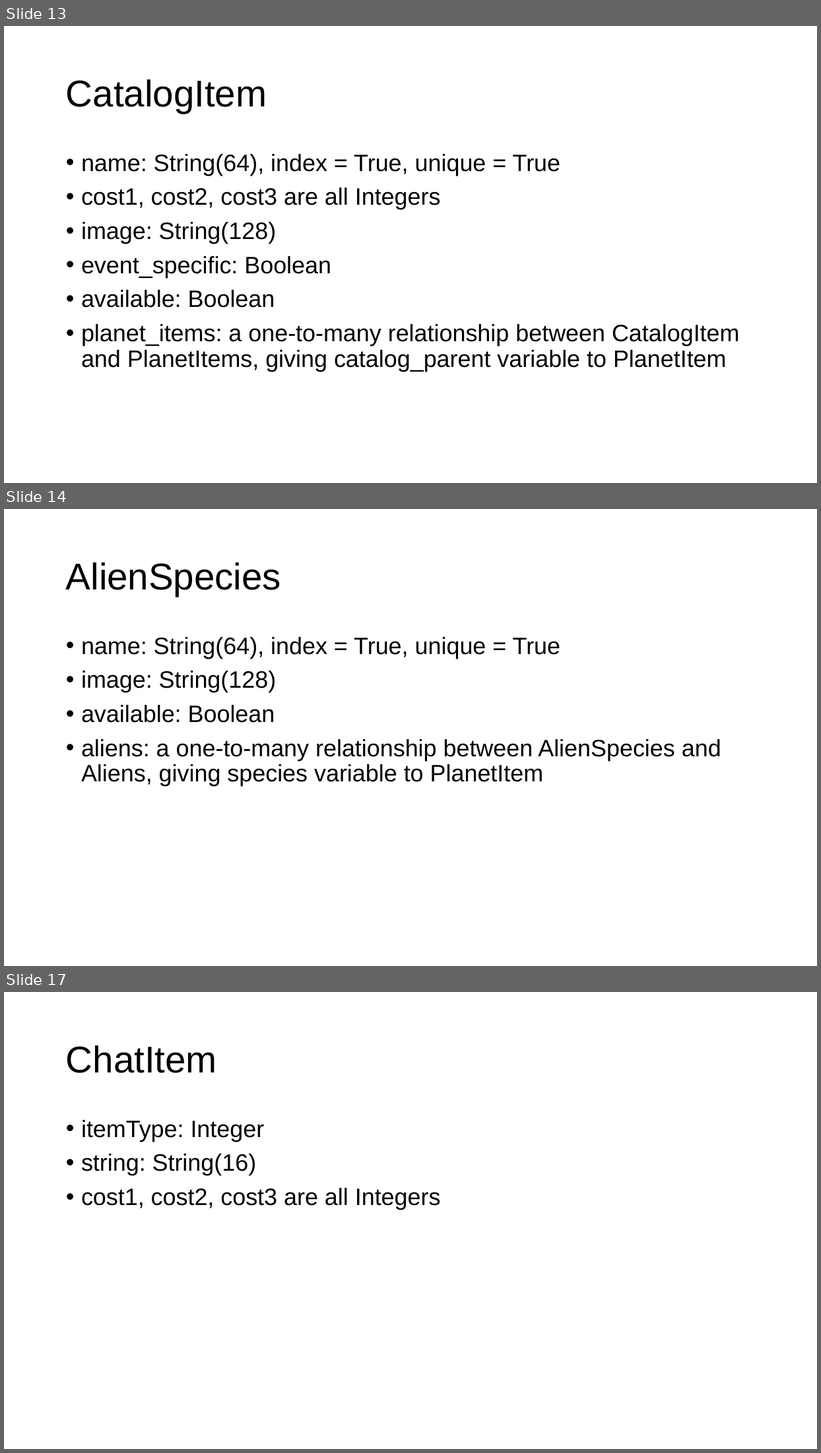
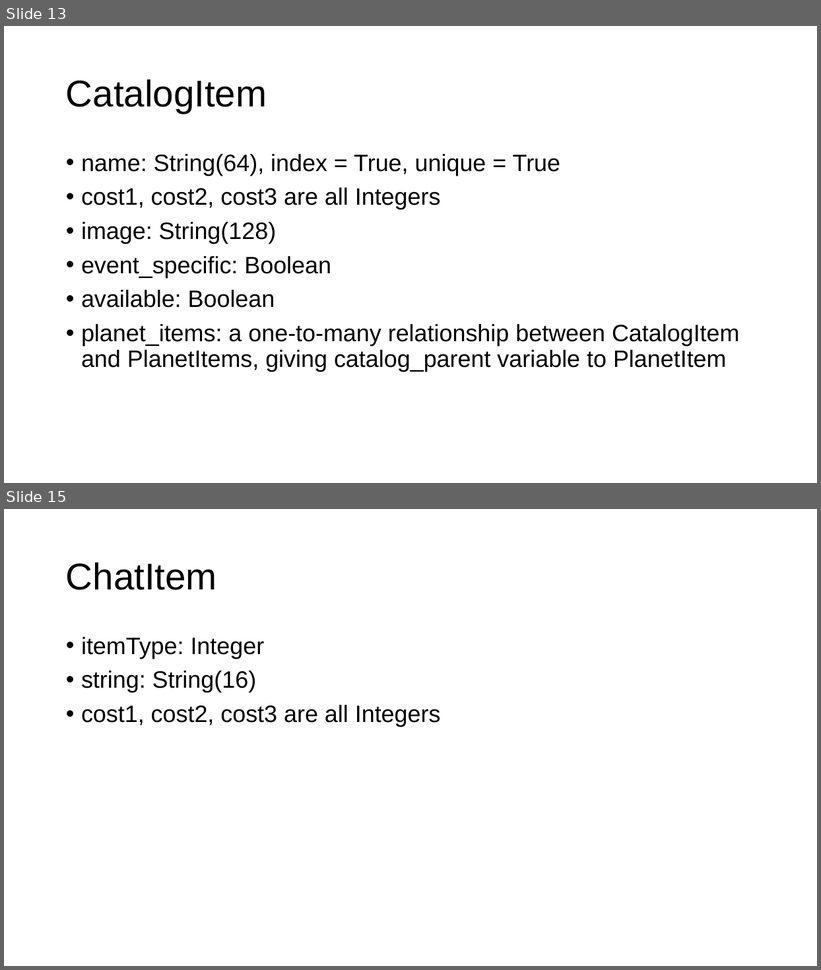
Before and after one commit to gmfk07/iu2018-backend, a slide deck: iu-spec-backend.pptx. Shown one above the other, each under a label of ours: slides 13, 14 and 17 before the commit, slides 13 and 15 after it; the slides between them are not shown. The pictures are 821x1453 and 821x970 pixels, drawn with LibreOffice and Linux fonts; fonts in the diff are those of the drawing. Boxes give left, top, right and bottom in pixels: in the first picture for what was removed or moved away, otherwise in the second. Text is boxed around its words. In the diff, an @@ line names an element or a change of style, - is before the commit and + after.

Commit message:
Revert "Fixed backend bugs, added aliens, rockets, and user info"
This reverts commit 669a06f357fbbdafbfcf50668433925fe10a56d1.

```diff
--- a/iu-spec-backend.pptx
+++ b/iu-spec-backend.pptx
@@ slide 14 removed at box(4, 509, 817, 966), background #FFFFFF @@
@@ title removed at box(66, 562, 281, 596) @@
-AlienSpecies
@@ text removed at box(81, 637, 721, 786) @@
-• name: String(64), index = True, unique = True
-• image: String(128)
-• available: Boolean
-• aliens: a one-to-many relationship between AlienSpecies and Aliens, giving species variable to PlanetItem
@@ what was slide 17 is now slide 15 @@
```
Also in this commit, not shown: 4 slides changed, 3 other slides removed, 5 other files.
